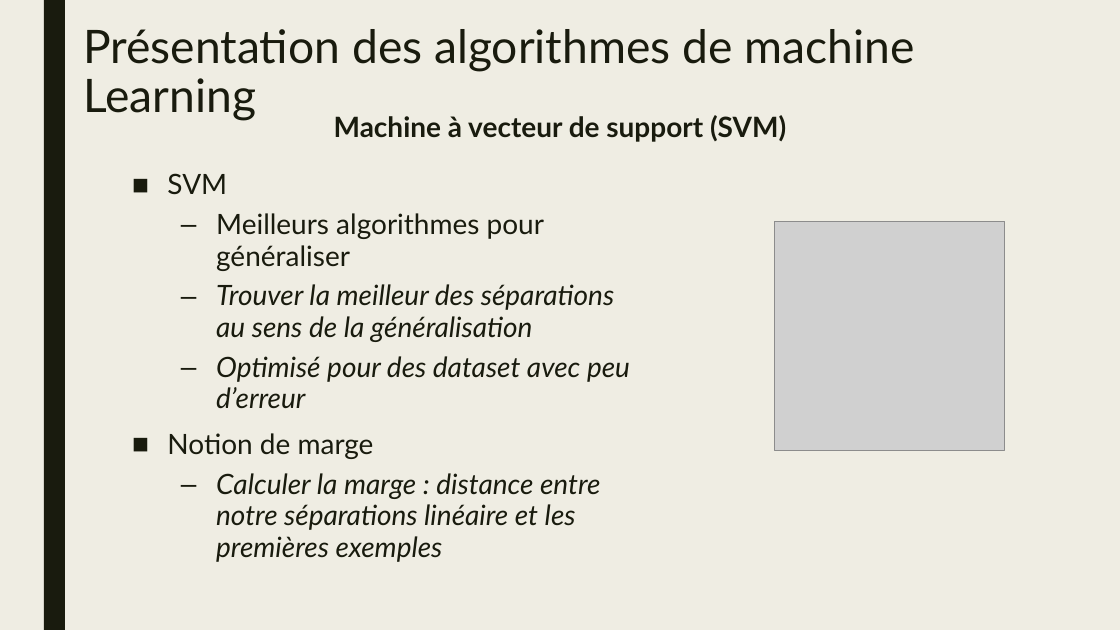
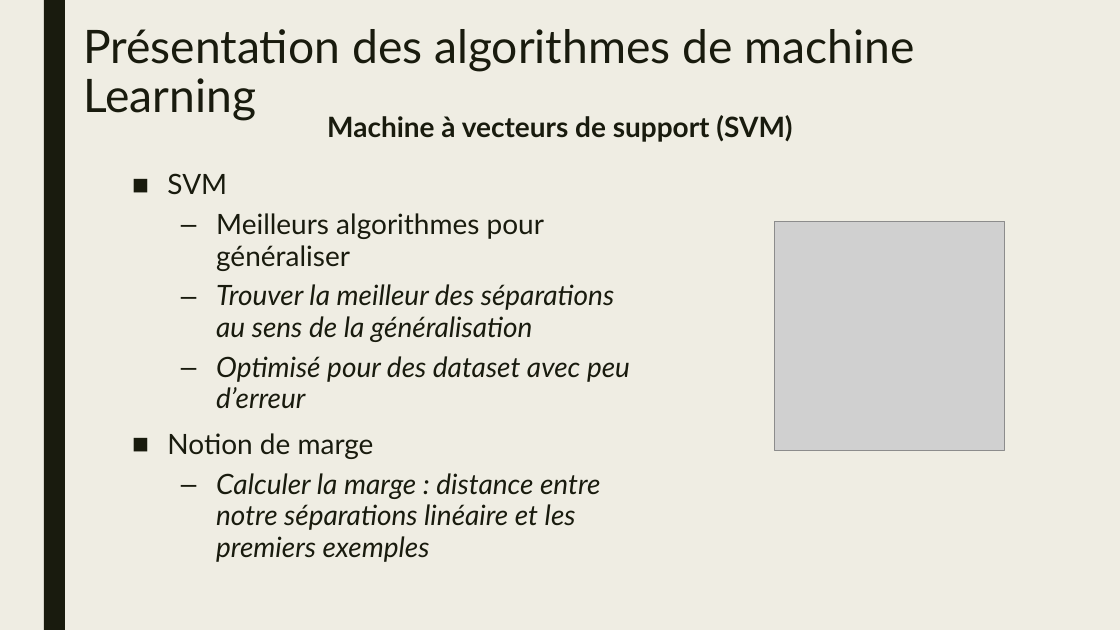
Before and after one commit to natane07/PA-MachineLearning-3ESGI, a slide deck: slide 20 of Project/Docs/Slides/PPT_PA.pptx. Drawn at 1120x630 pixels with LibreOffice and Linux fonts; fonts in the diff are those of the drawing; grey boxes stand for pictures. Boxes give left, top, right and bottom in pixels: in the first picture for what was removed or moved away, otherwise in the second. Text is boxed around its words. In the diff, an @@ line names an element or a change of style, - is before the commit and + after.

```diff
--- a/Project/Docs/Slides/PPT_PA.pptx
+++ b/Project/Docs/Slides/PPT_PA.pptx
@@ text at [327,115,792,142]: text changed @@
-Machine à vecteur de support (SVM)
+Machine à vecteurs de support (SVM)
@@ text at [216,473,600,562]: text changed @@
-  – Calculer la marge : distance entre notre séparations linéaire et les premières exemples
+  – Calculer la marge : distance entre notre séparations linéaire et les premiers exemples
```
Also in this commit, not shown: 22 other slides changed.
